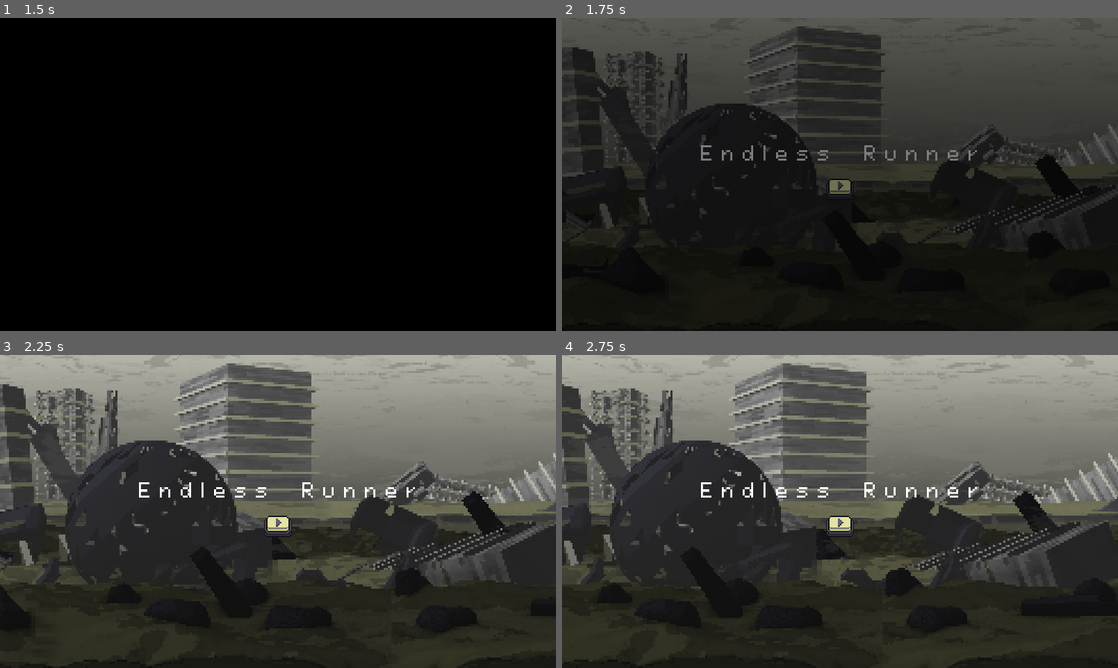
Above: before the commit, frames 1-4 (two rows, left to right).
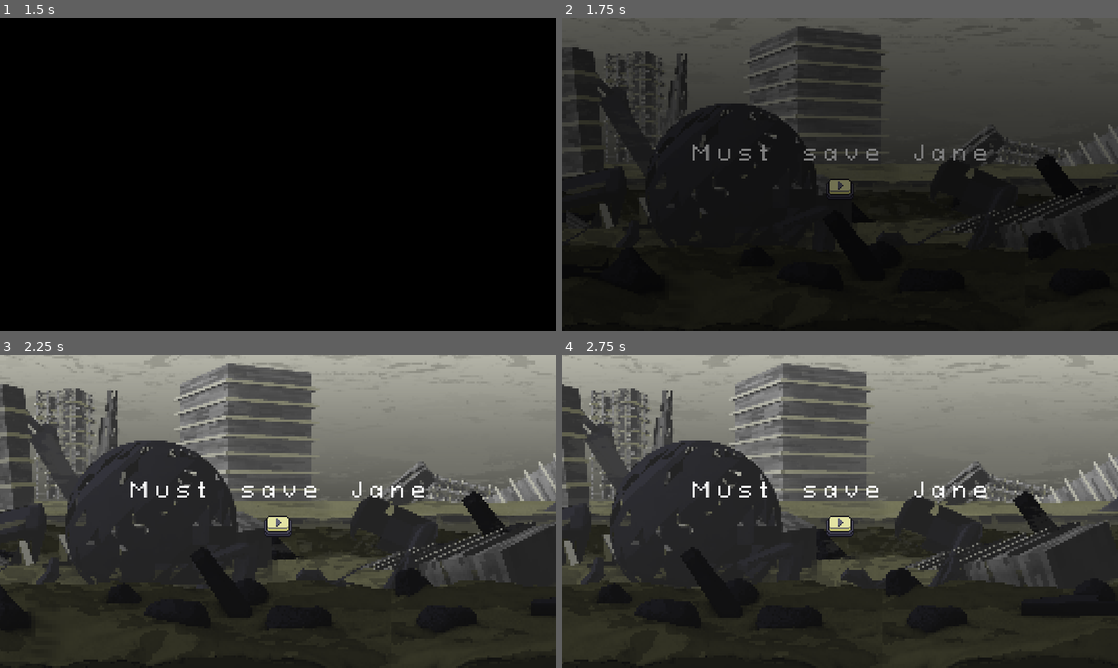
Above: after the commit, the same moments.

Repository: ginestopo/Endless-Runner
Game: Godot game, scene res://scenes/title/title.tscn
The game is run twice, just before and just after one commit, with the same random seed, the same clock (stepped at 60 frames per second) and the same inputs. This scene is started directly instead of the project's main scene.
Inputs (mouse positions are in pixels of both pictures, inside the frame that each line leads up to):
- Up to frame 1 (1.5 s): click (278, 187) at 0.5 s; tap Enter (ui_accept) at 1.25 s; move the mouse to (400, 158) at 1.27 s; press the mouse at (400, 158) at 1.28 s; hold D (right) from 1.28 s (still down)
- Up to frame 2 (1.75 s): keep holding D (right); tap Enter (ui_accept) at 1.52 s
- Up to frame 3 (2.25 s): move the mouse to (166, 527) at 2.02 s; release D (right) at 2.03 s; release the mouse at (166, 527) at 2.03 s; hold A (left) from 2.03 s (still down); click (166, 527) at 2.1 s
- Up to frame 4 (2.75 s): keep holding A (left); tap Enter (ui_accept) at 2.27 s

Frame 1 is identical in both runs. In frame 2, 0.8% of the frame differs, in the area x 23-77%, y 40-46%; in frame 3, 0.8%; in frame 4, 0.8%.

Commit message:
Soundtrack applied
Soundtrack applied to main level

Diff:
--- a/scenes/title/title.tscn
+++ b/scenes/title/title.tscn
@@ -54,6 +54,7 @@
 shader_param/speed = 0.2
 
 [sub_resource type="DynamicFont" id=10]
+size = 17
 extra_spacing_char = 7
 extra_spacing_space = 10
 font_data = ExtResource( 6 )
@@ -177,11 +178,11 @@
 }
 
 [node name="Title" type="Label" parent="VBoxContainer"]
-margin_top = 107.0
+margin_top = 106.0
 margin_right = 480.0
 margin_bottom = 127.0
 custom_fonts/font = SubResource( 10 )
-text = "Endless Runner"
+text = "Must save Jane"
 align = 1
 
 [node name="TextureButton" type="TextureButton" parent="VBoxContainer"]
--- a/scenes/world/world.gd
+++ b/scenes/world/world.gd
@@ -12,6 +12,7 @@
 func _process(_delta: float) -> void:
 # warning-ignore:integer_division
 	$UI/Score.text = str((OS.get_ticks_msec() - _start_time) / 1_000)
+
 
 
 
--- a/scenes/world/world.tscn
+++ b/scenes/world/world.tscn
@@ -15,6 +15,7 @@
 [ext_resource path="res://resources/pixel art/UI/replay_button1.png" type="Texture" id=13]
 [ext_resource path="res://resources/pixel art/UI/replay_button2.png" type="Texture" id=14]
 [ext_resource path="res://scenes/enemy/flyer_Spawner.tscn" type="PackedScene" id=15]
+[ext_resource path="res://resources/sound/soundtrack/endlessRunnerSong.wav" type="AudioStream" id=16]
 
 [sub_resource type="Gradient" id=1]
 
@@ -217,6 +218,11 @@
 [node name="flyer_Spawner" parent="." instance=ExtResource( 15 )]
 position = Vector2( 584, 0 )
 
+[node name="soundtrack" type="AudioStreamPlayer" parent="."]
+stream = ExtResource( 16 )
+volume_db = -15.0
+autoplay = true
+
 [connection signal="body_entered" from="DeathBarrier" to="." method="_on_death_barrier_body_entered"]
 [connection signal="body_entered" from="FreeEnemies" to="." method="_on_FreeEnemies_body_entered"]
 [connection signal="shot" from="Dog/Gun" to="Camera2D" method="_on_Gun_shot"]
Not shown, added: resources/sound/soundtrack/endlessRunnerSong.wav.import
Not shown: 1 places in scenes/world/world.tscn that only renumber resources
Not shown, added: resources/sound/soundtrack/endlessRunnerSong.wav
